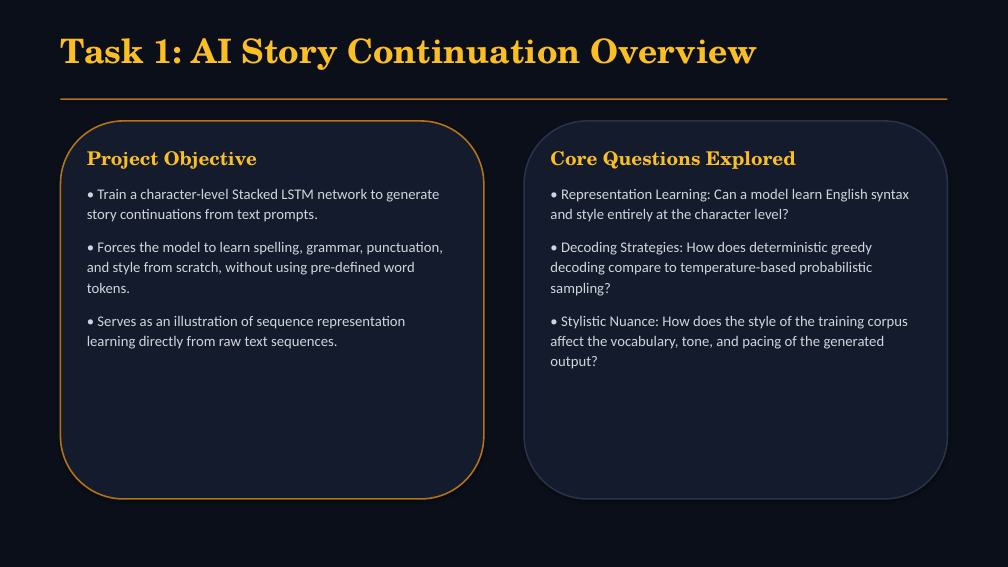
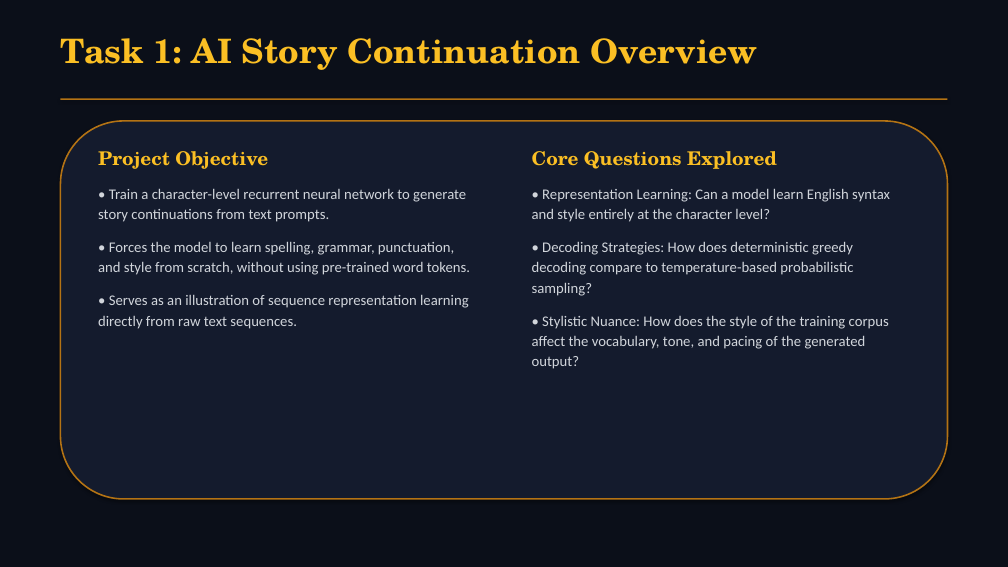
Before and after one commit to WhySeriousKaif/CNN-Group-3-Project, a slide deck: slide 2 of presentation.pptx. Drawn at 1008x567 pixels with LibreOffice and Linux fonts; fonts in the diff are those of the drawing. Boxes give left, top, right and bottom in pixels: in the first picture for what was removed or moved away, otherwise in the second. Text is boxed around its words. In the diff, an @@ line names an element or a change of style, - is before the commit and + after.

Commit message:
Introduce layout variations (3-column, horizontal stacks, flipped cards), simplify gate and temperature formulas, and add Shiva Gupta to Group 3

```diff
--- a/presentation.pptx
+++ b/presentation.pptx
@@ rounded rectangle: place and size @@
-rounded rectangle at [60,121,484,499]
+rounded rectangle at [60,121,948,499]
@@ text "Project Objective": place and size @@
-text "Project Objective" at [87,151,443,349]
+text "Project Objective" at [98,151,470,329]
@@ text "Core Questions Explored": place and size @@
-text "Core Questions Explored" at [550,151,909,369]
+text "Core Questions Explored" at [532,151,890,369]
@@ rounded rectangle removed at [524,121,948,499] @@
@@ text at [98,188,470,275]: text changed @@
-• Train a character-level Stacked LSTM network to generate story continuations from text prompts.
-• Forces the model to learn spelling, grammar, punctuation, and style from scratch, without using pre-defined word tokens.
+• Train a character-level recurrent neural network to generate story continuations from text prompts.
+• Forces the model to learn spelling, grammar, punctuation, and style from scratch, without using pre-trained word tokens.
```
Also in this commit, not shown: 13 other slides changed, 1 slide added, 1 slide removed, 1 other file.
